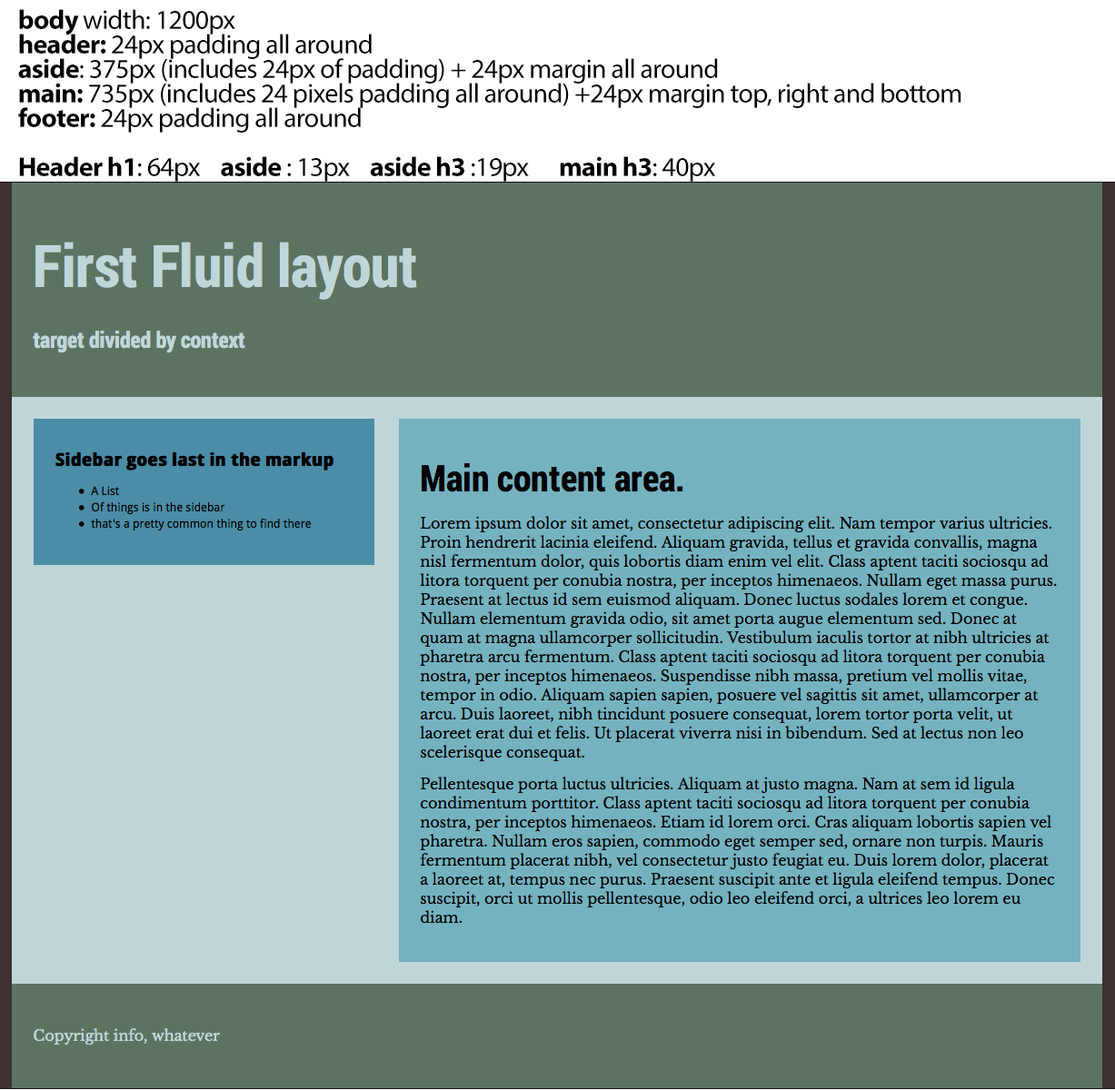
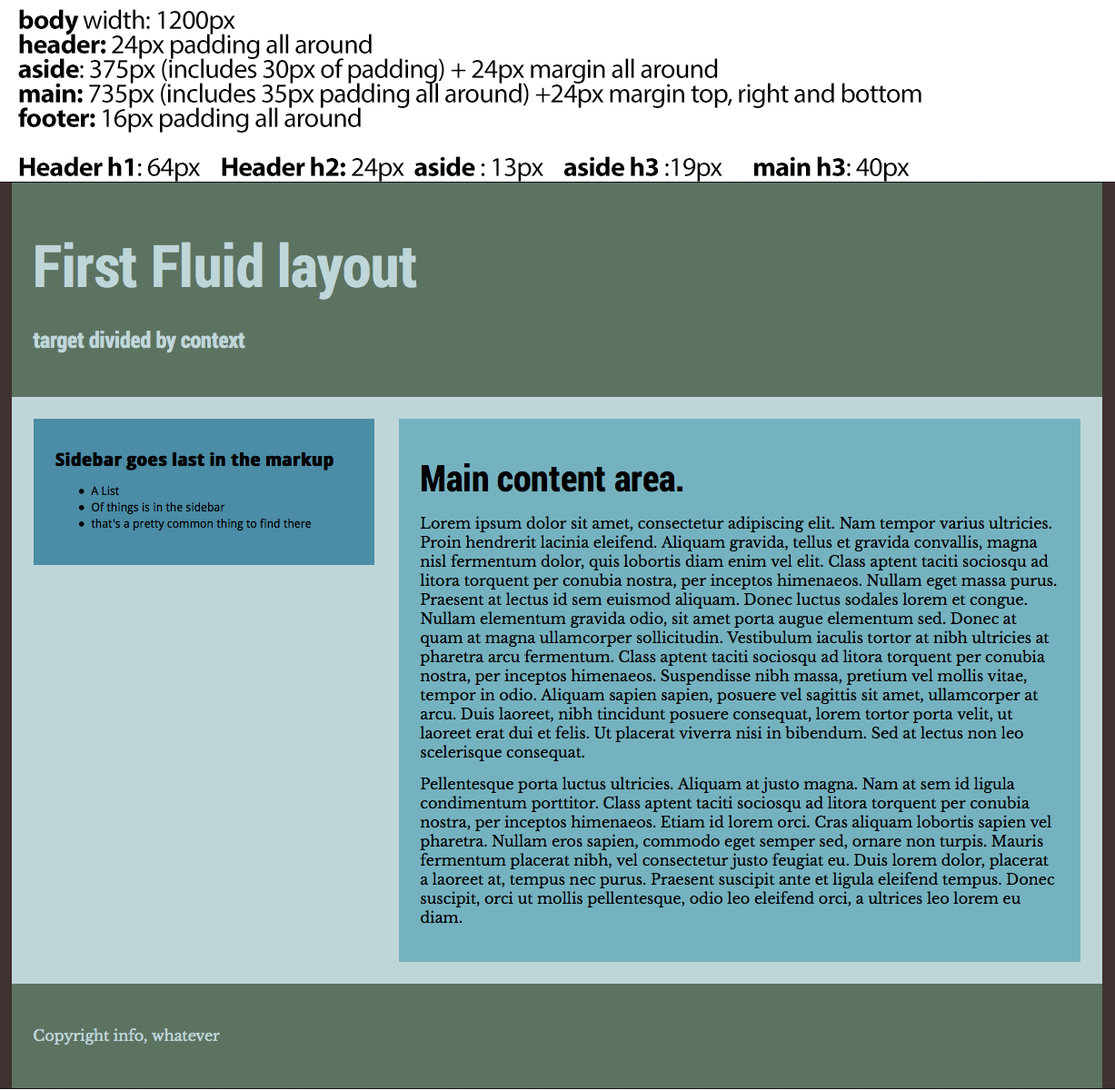
Layer changes from the first 1115×1090 image to the second:
painted on "body width: 1200px header: 24px padding all around aside: 375px" over 100, 58, 962, 182
